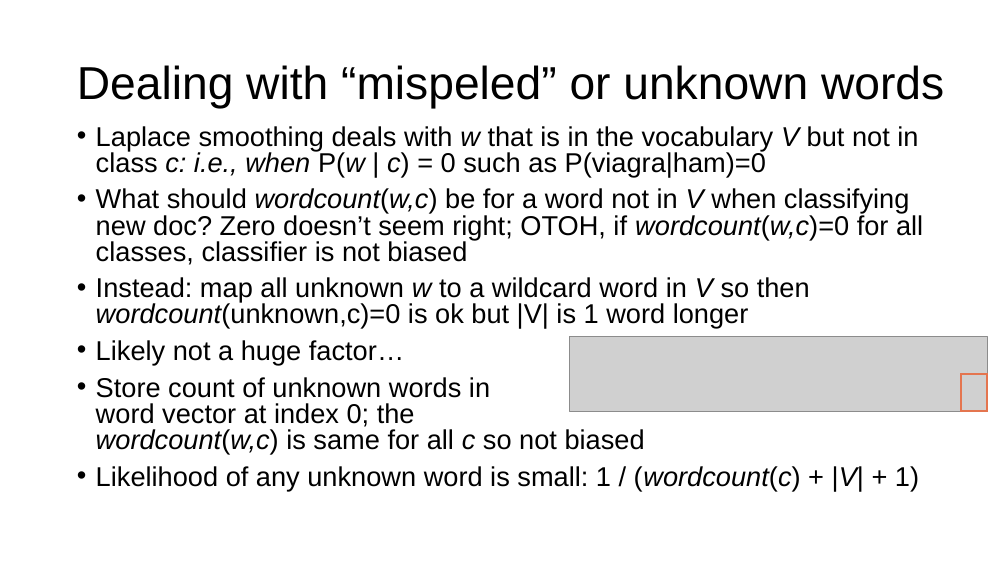
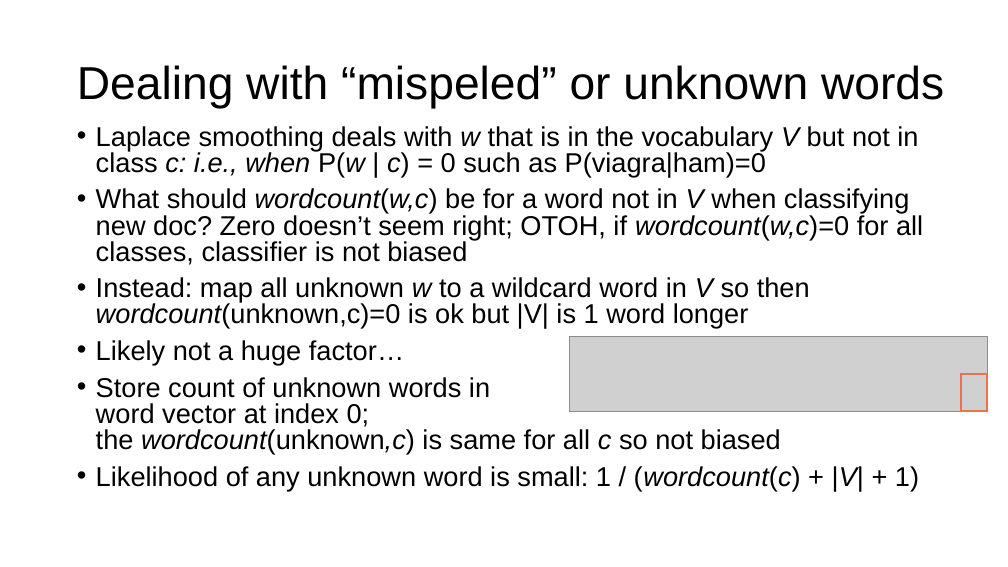
Before and after one commit to parrt/msds621, a slide deck: slide 17 of lectures/naive-bayes.pptx. Drawn at 1008x567 pixels with LibreOffice and Linux fonts; fonts in the diff are those of the drawing; grey boxes stand for pictures; background and template pictures are left out. Boxes give left, top, right and bottom in pixels: in the first picture for what was removed or moved away, otherwise in the second. Text is boxed around its words. In the diff, an @@ line names an element or a change of style, - is before the commit and + after.

```diff
--- a/lectures/naive-bayes.pptx
+++ b/lectures/naive-bayes.pptx
@@ text at [96,377,781,454]: text changed @@
-• Store count of unknown words in
-  word vector at index 0; the
-  wordcount(w,c) is same for all c so not biased
+• Store count of unknown words in
+  word vector at index 0;
+  the wordcount(unknown,c) is same for all c so not biased
```
Also in this commit, not shown: 4 other slides changed, 3 other files.
